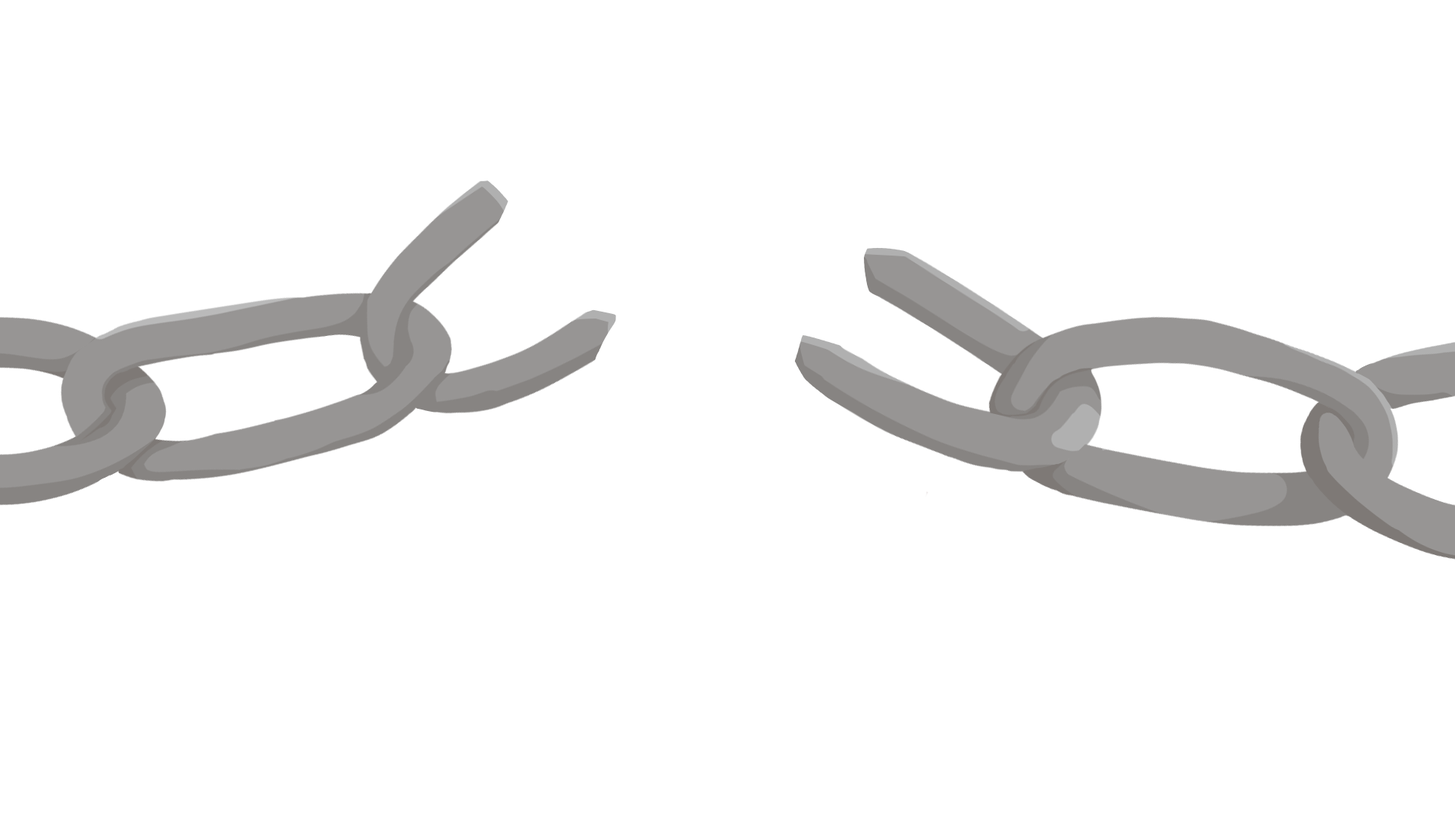
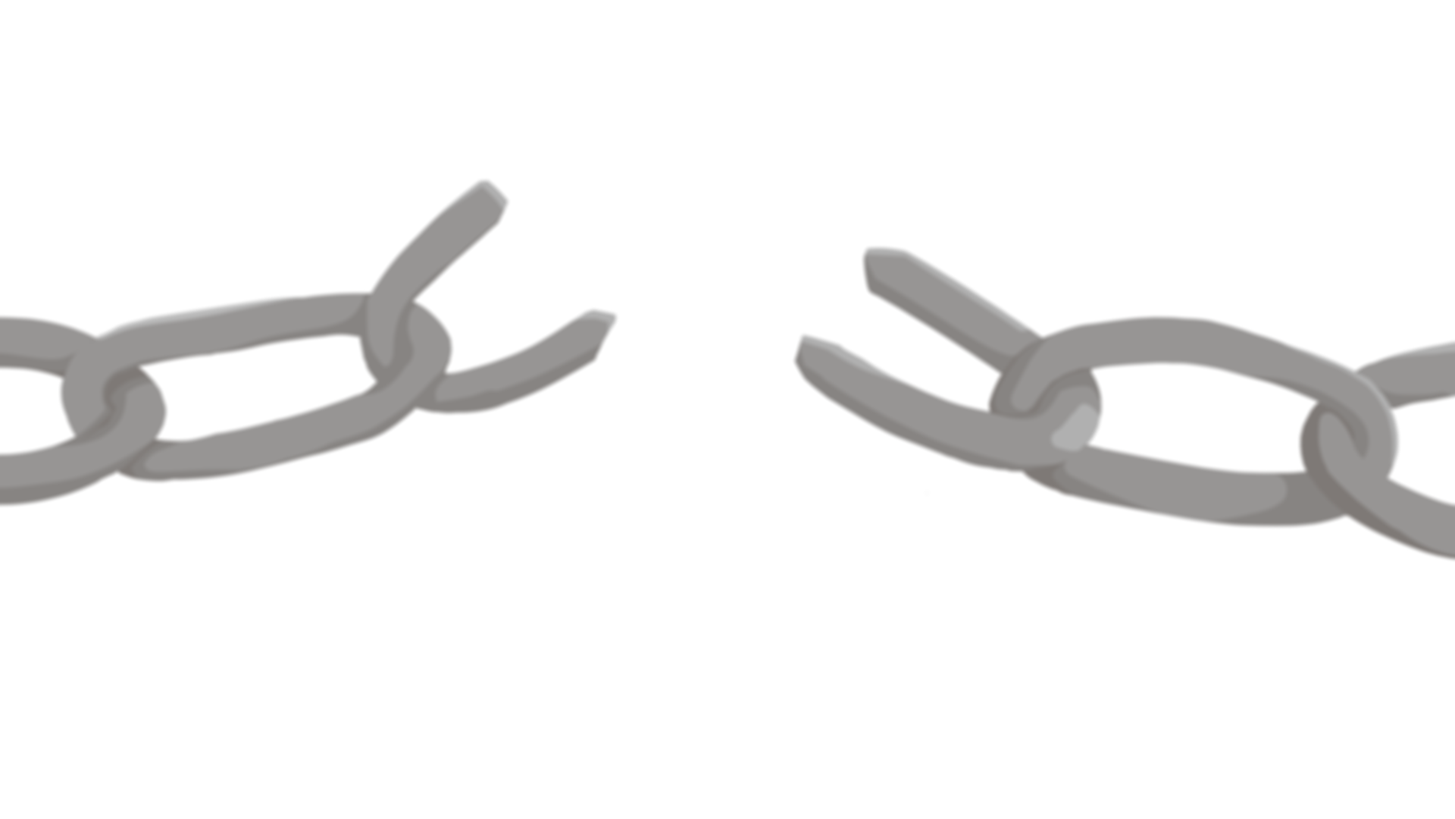
The second w=1455, h=819 image is a revision of the first. Changes to its layers:
added group "Group 9" with 7 layers above "Paint Layer 1" over (0, 177, 1455, 563)
moved "Paint Layer 8" into group "Group 9", painted on it over (0, 194, 1165, 518)
moved "Paint Layer 2" into group "Group 9", painted on it over (97, 177, 1455, 563)
moved "Paint Layer 3" into group "Group 9", painted on it over (873, 244, 1455, 563)
moved "Paint Layer 4" into group "Group 9", painted on it over (533, 244, 1213, 526)
moved "Paint Layer 5" into group "Group 9" over (194, 177, 825, 483)
moved "Paint Layer 6" into group "Group 9", painted on it over (0, 177, 583, 508)
moved "Paint Layer 7" into group "Group 9", painted on it over (0, 294, 292, 508)
